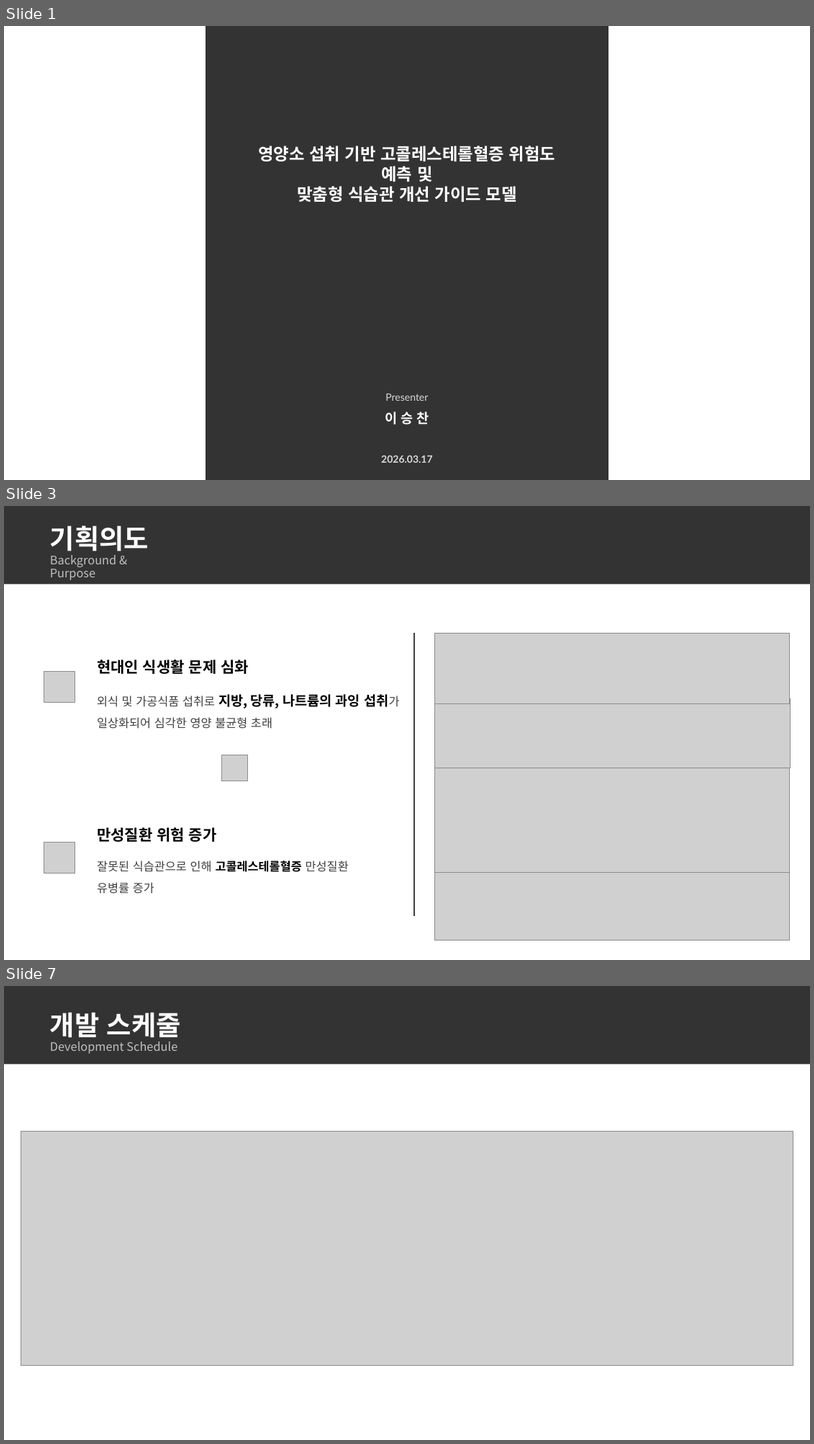
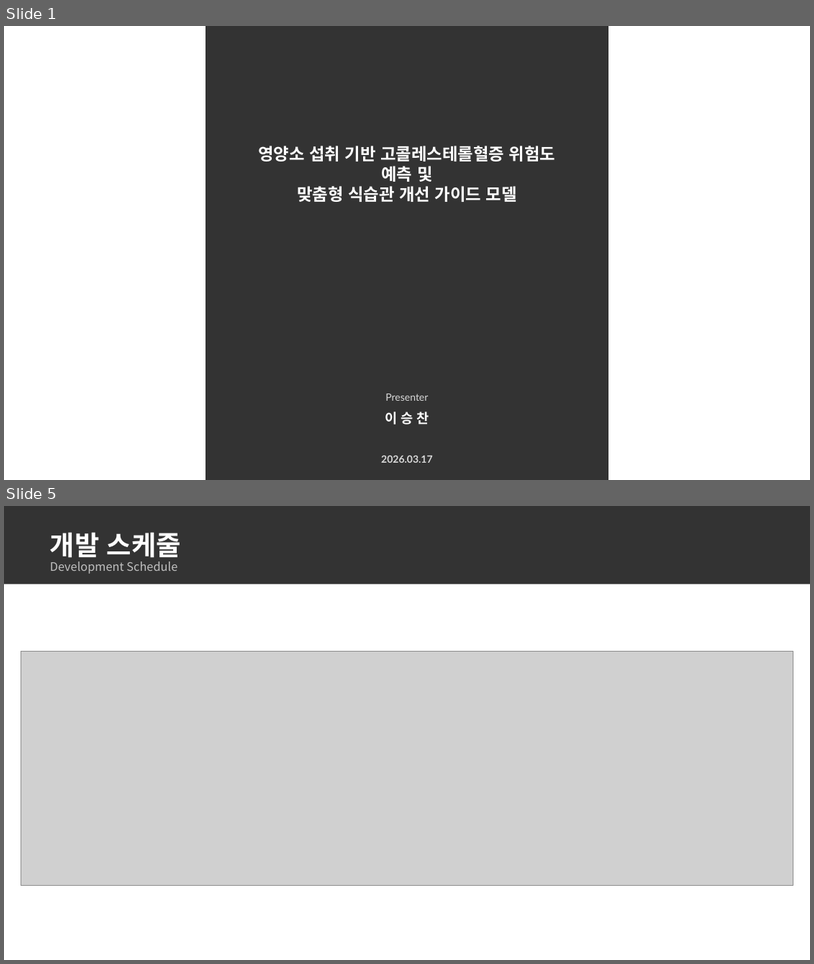
Before and after one commit to dc-inside/LeeSeungChan, a slide deck: 1차 프로젝트/기획서.pptx. Shown one above the other, each under a label of ours: slides 1, 3 and 7 before the commit, slides 1 and 5 after it; the slides between them are not shown. The pictures are 814x1444 and 814x964 pixels, drawn with LibreOffice and Linux fonts; fonts in the diff are those of the drawing; grey boxes stand for pictures. Boxes give left, top, right and bottom in pixels: in the first picture for what was removed or moved away, otherwise in the second. Text is boxed around its words. In the diff, an @@ line names an element or a change of style, - is before the commit and + after.

Commit message:
Update 기획서.pptx
기획 의도 2장 완성

```diff
--- a/1차 프로젝트/기획서.pptx
+++ b/1차 프로젝트/기획서.pptx
@@ slide 3 removed at (x1=4, y1=506, x2=810, y2=960), background #FFFFFF @@
@@ rectangle removed at (x1=4, y1=506, x2=810, y2=584) @@
@@ title removed at (x1=50, y1=525, x2=149, y2=580) @@
-기획의도
-Background & Purpose
@@ line removed from (415, 633) to (415, 916) @@
@@ picture removed at (x1=435, y1=633, x2=790, y2=703) @@
@@ picture removed at (x1=44, y1=671, x2=75, y2=702) @@
@@ text removed at (x1=97, y1=659, x2=400, y2=728) @@
-현대인 식생활 문제 심화
-외식 및 가공식품 섭취로 지방, 당류, 나트륨의 과잉 섭취가 일상화되어 심각한 영양 불균형 초래
@@ picture removed at (x1=435, y1=698, x2=790, y2=768) @@
@@ picture removed at (x1=221, y1=754, x2=248, y2=780) @@
@@ picture removed at (x1=435, y1=768, x2=790, y2=872) @@
@@ text removed at (x1=97, y1=827, x2=349, y2=893) @@
-만성질환 위험 증가
-잘못된 식습관으로 인해 고콜레스테롤혈증 만성질환 유병률 증가
@@ picture removed at (x1=44, y1=842, x2=75, y2=873) @@
@@ picture removed at (x1=435, y1=870, x2=790, y2=940) @@
@@ what was slide 7 is now slide 5 @@
```
Also in this commit, not shown: 2 slides changed, 1 slide added, 5 other slides removed.
